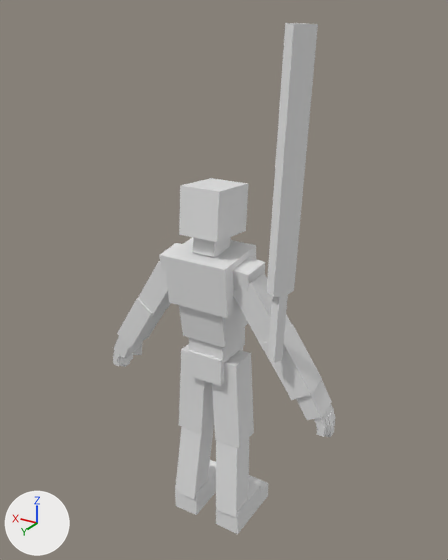
The FBX model Assets/Models/Player/LowerBodyClip/RPG-Character@StrafeLeft-Lower.FBX: old version first, new version second.
The view is the same before and after, from a 50 mm lens placed at (-2.0, 3.24, 3.56), pointed at (-0.01, -0.08, 1.9). Every picture has the same lights, and +X, +Y and +Z are marked at lower left. Materials are left out; every surface is plain grey. Where no turn or scale is listed for an object, it has been applied to the vertices.

Objects in the first picture: '2Hand-Sword', 'RPG-Character-Mesh'.
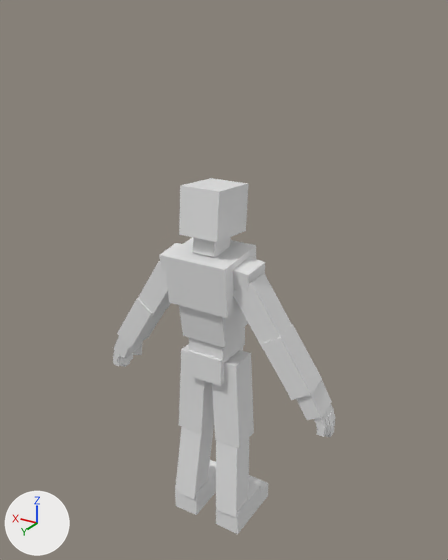
Pixel boxes (x1, y1, x2, y2) of what changed, in the pictures (448 x 560 px):
'2Hand-Sword', deleted
    before: (266, 23, 318, 363)

What changed in the scene script:
```text
Remove ob_2hand_sword:
    ob_2hand_sword = bpy.data.objects.new('2Hand-Sword', me_2hand_sword_ncl1_1)
    ob_2hand_sword.location = (-0.522, 0.396, 1.973)
```
